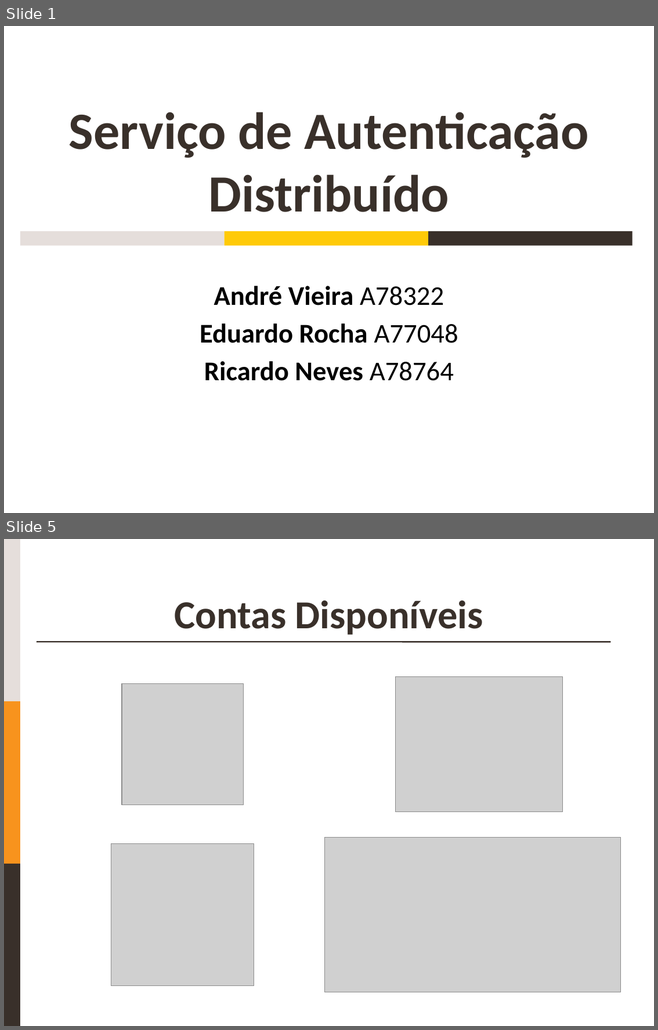
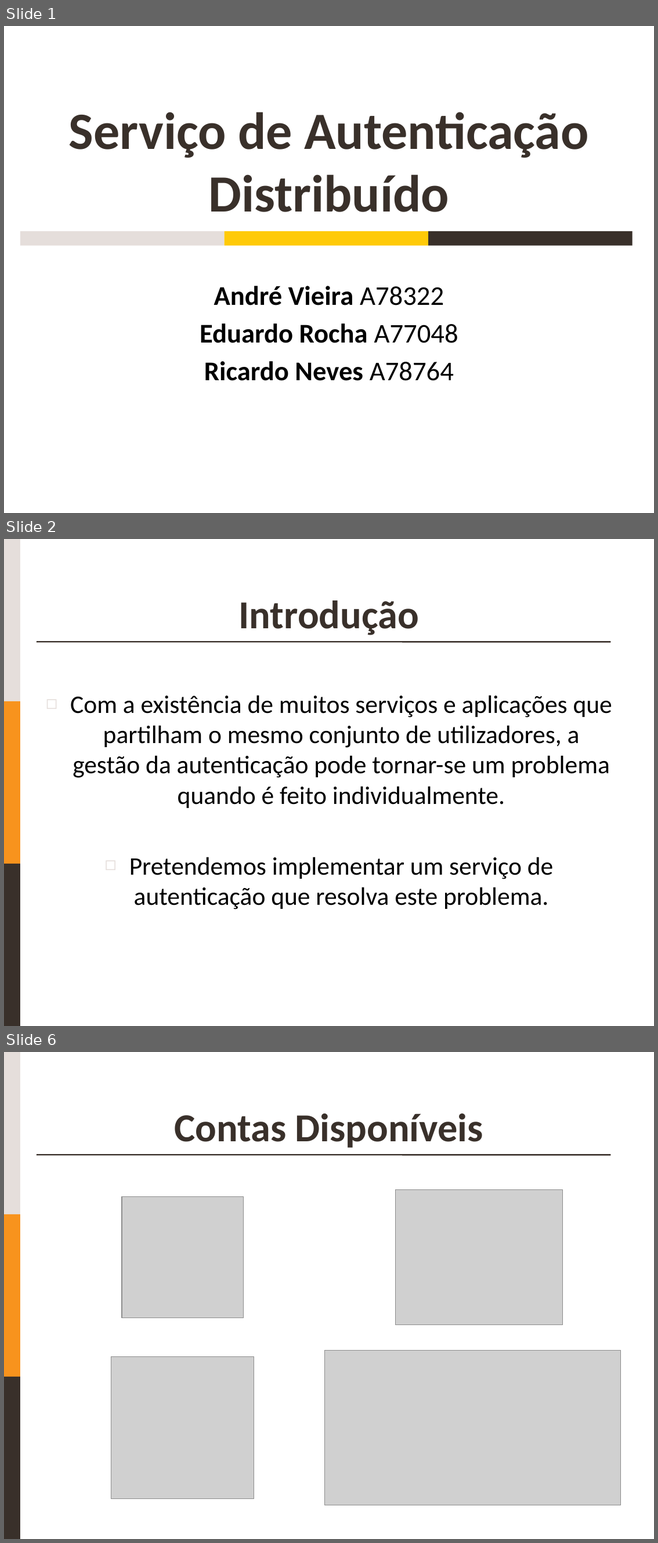
Before and after one commit to egrocha/LEI-1819, a slide deck: Checkpoint 1.pptx. Shown one above the other, each under a label of ours: slides 1 and 5 before the commit, slides 1, 2 and 6 after it; the slides between them are not shown. The pictures are 658x1030 and 658x1543 pixels, drawn with LibreOffice and Linux fonts; fonts in the diff are those of the drawing; grey boxes stand for pictures. Boxes give left, top, right and bottom in pixels: in the first picture for what was removed or moved away, otherwise in the second. Text is boxed around its words. In the diff, an @@ line names an element or a change of style, - is before the commit and + after.

```diff
--- a/Checkpoint 1.pptx
+++ b/Checkpoint 1.pptx
@@ slide 2 added at [4,539,654,1026], background #FFFFFF; not listed: 4 template elements that a slide beside it also shows @@
@@ title added at [239,600,419,635], 44 pt, text #39302A, bold @@
+Introdução
@@ text added at [70,695,612,910], 28 pt, text #000000 @@
+◻ Com a existência de muitos serviços e aplicações que partilham o mesmo conjunto de utilizadores, a gestão da autenticação pode tornar-se um problema quando é feito individualmente.
+◻ Pretendemos implementar um serviço de autenticação que resolva este problema.
@@ what was slide 5 is now slide 6 @@
```
Also in this commit, not shown: 3 slides changed, 2 other slides added, 1 slide removed, 1 other file.
